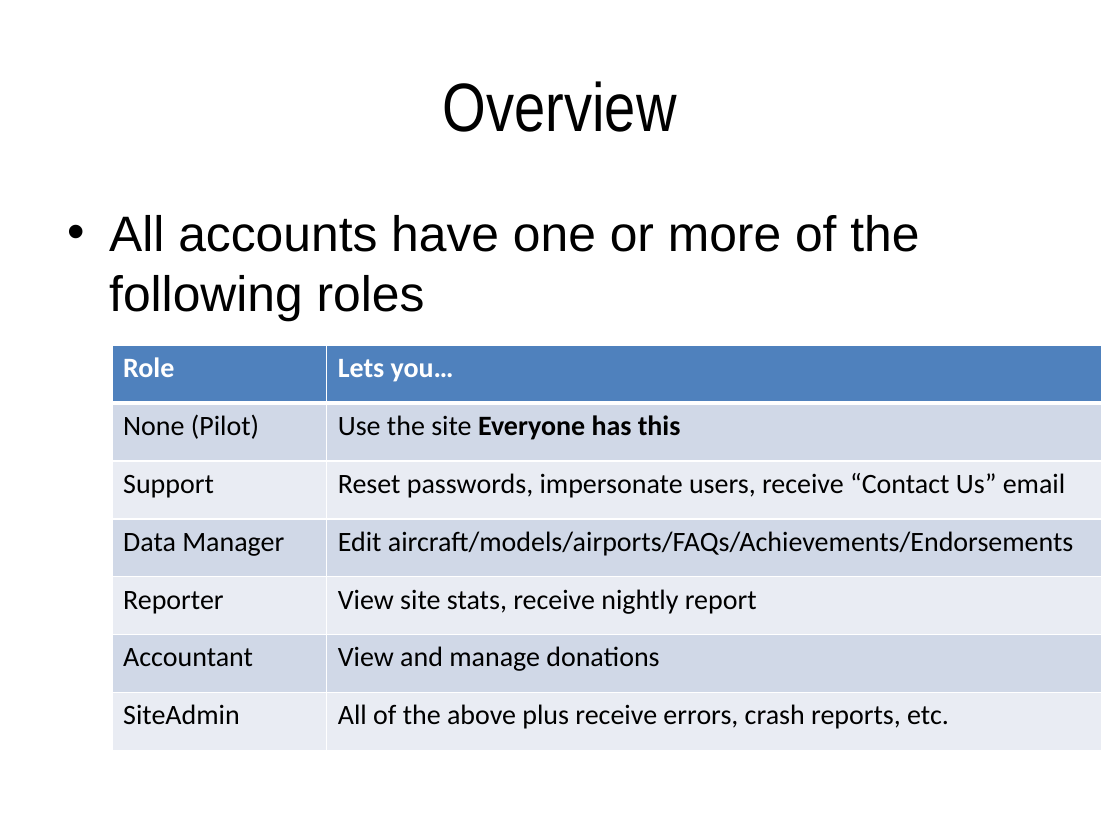
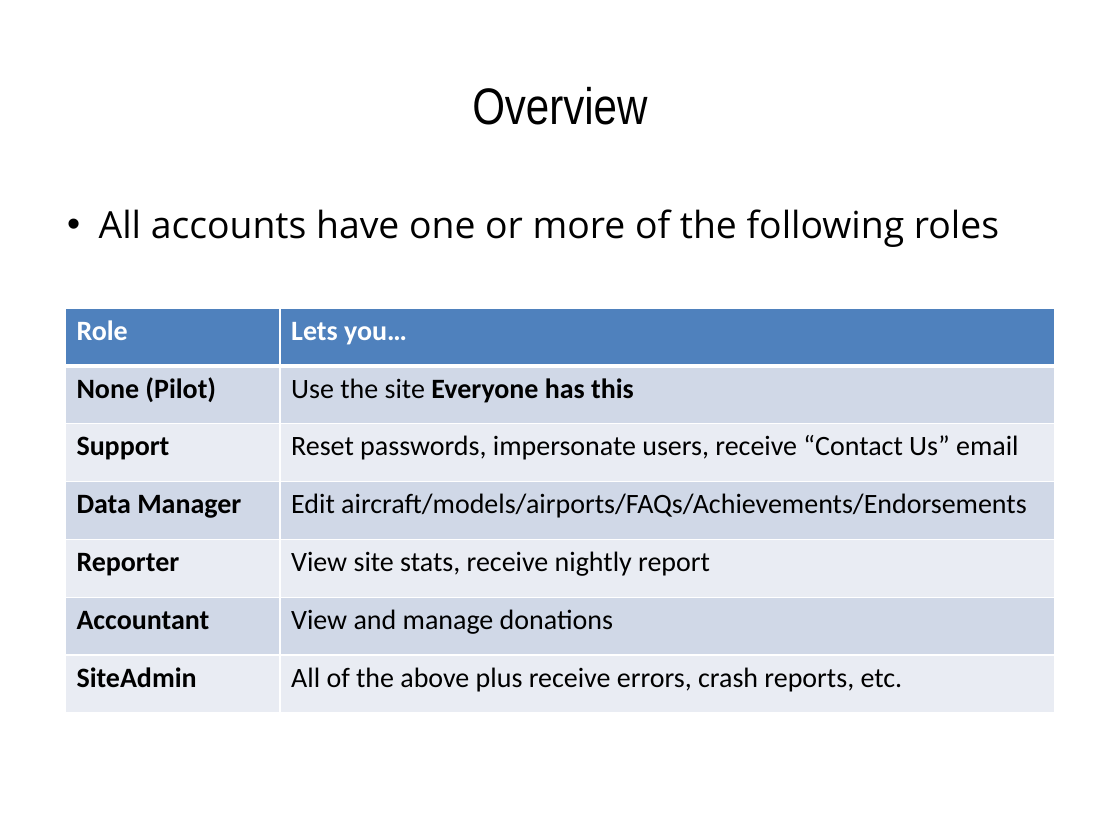
Before and after one commit to ericberman/MyFlightbookWeb, a slide deck: slide 2 of MyFlightbook.Web/Private/MyFlightbook Admin Tools.pptx. Drawn at 1120x840 pixels with LibreOffice and Linux fonts; fonts in the diff are those of the drawing; background and template pictures are left out. Boxes give left, top, right and bottom in pixels: in the first picture for what was removed or moved away, otherwise in the second. Text is boxed around its words. In the diff, an @@ line names an element or a change of style, - is before the commit and + after.

```diff
--- a/MyFlightbook.Web/Private/MyFlightbook Admin Tools.pptx
+++ b/MyFlightbook.Web/Private/MyFlightbook Admin Tools.pptx
@@ title "Overview" at [472,86,647,125]: size 44 to 33 pt @@
@@ text "All accounts have one or ..." at [99,209,999,247]: size 32 to 24 pt, font Arial to Open Sans; indent changed; less space between paragraphs @@
@@ table at [65,308,1055,713] @@
@@ bold on in "None (Pilot)", "Support", "Data Manager", "Reporter" and 2 more places @@
@@ table: place and size @@
-table at [112,345,1102,750]
+table at [65,308,1055,713]
```
Also in this commit, not shown: 42 other slides changed, 2 slides added.
